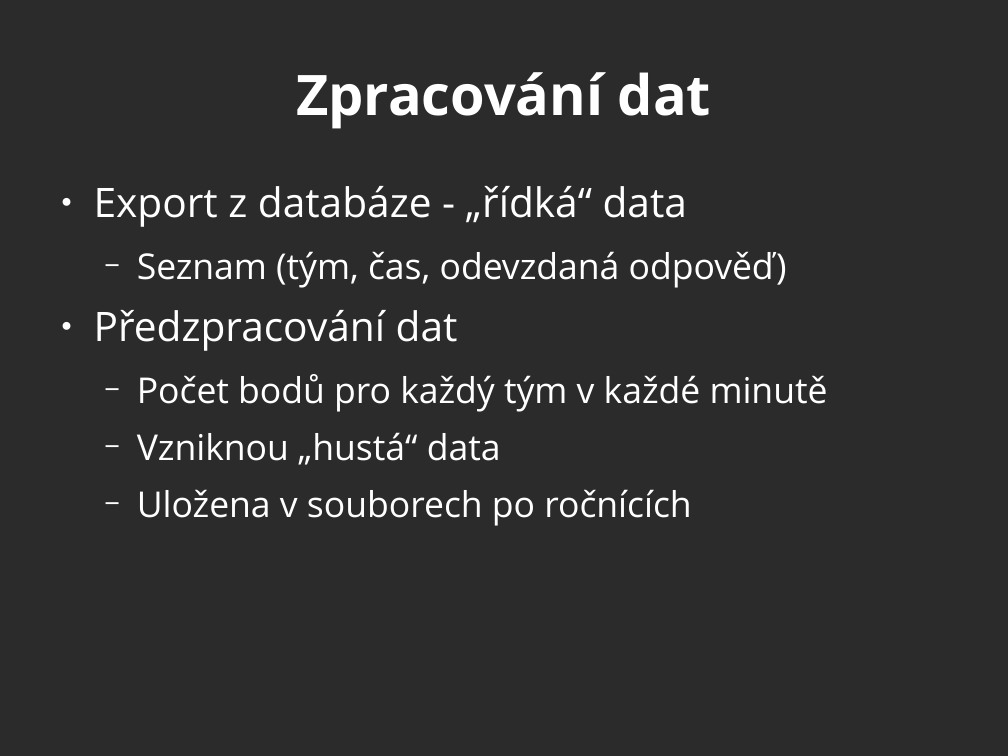
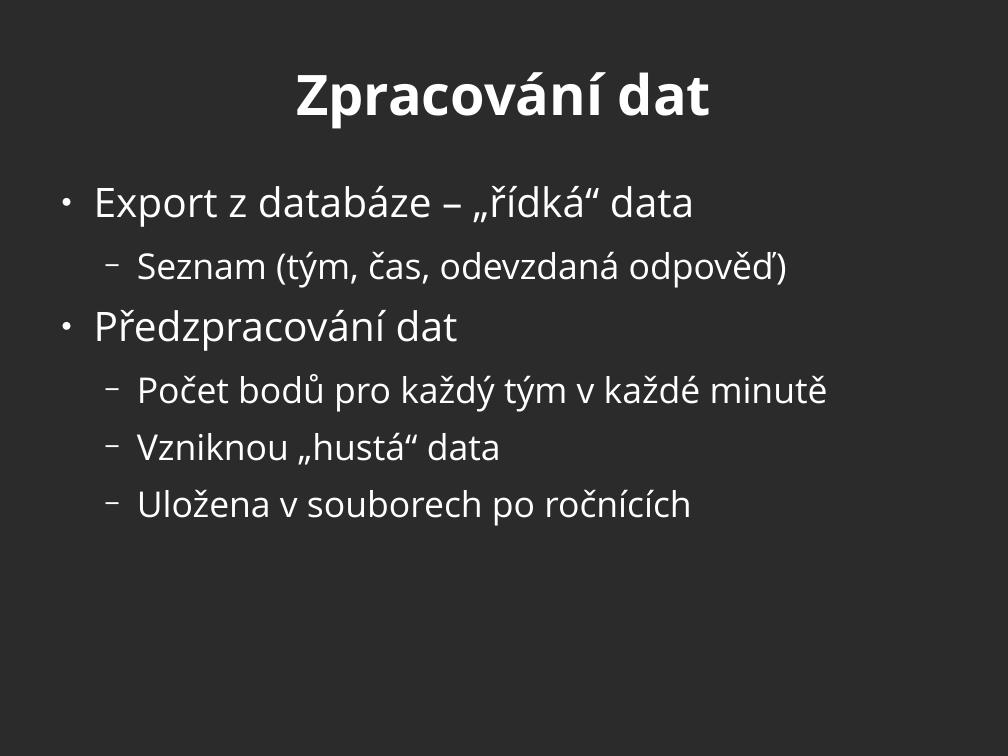
Before and after one commit to repli2dev/pa055-vizualization, a slide deck: slide 5 of Presentations/final-presentation.odp. Drawn at 1008x756 pixels with LibreOffice and Linux fonts; fonts in the diff are those of the drawing; background and template pictures are left out; a plain dark background stands for a picture behind light text. Boxes give left, top, right and bottom in pixels: in the first picture for what was removed or moved away, otherwise in the second. Text is boxed around its words. In the diff, an @@ line names an element or a change of style, - is before the commit and + after.

Commit message:
Fix typos in presentation

```diff
--- a/Presentations/final-presentation.odp
+++ b/Presentations/final-presentation.odp
@@ text at (94,186,694,227): text changed @@
-● Export z databáze - „řídká“ data
+● Export z databáze – „řídká“ data
```
Also in this commit, not shown: 3 other slides changed.
